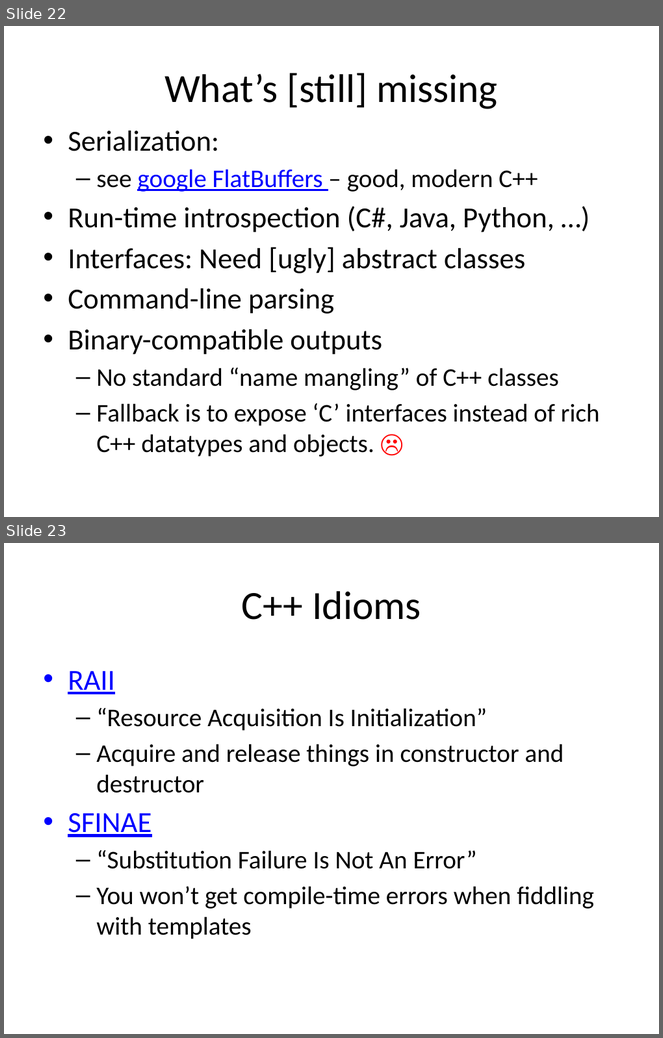
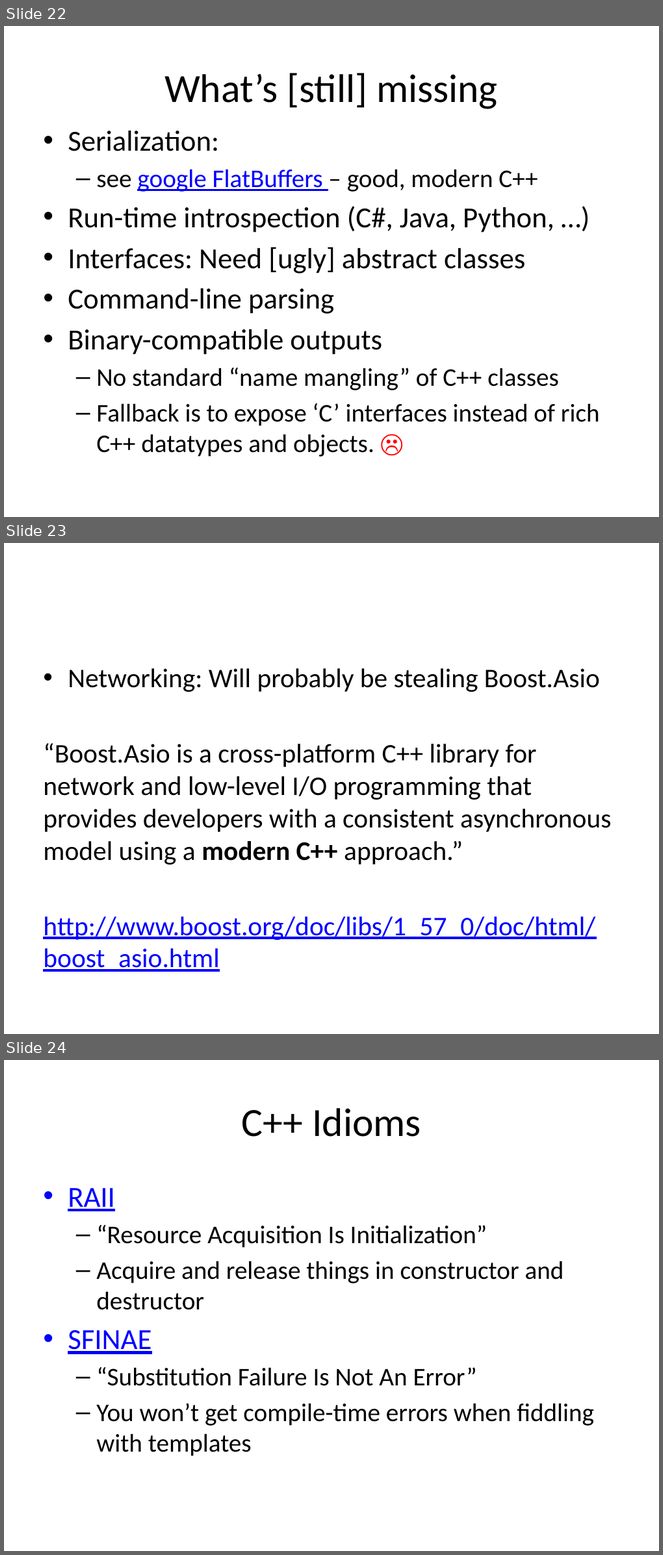
Before and after one commit to fellmad/FunWithCpp11, a slide deck: doc/Fun_with_C++11.pptx. Shown one above the other, each under a label of ours: slides 22 and 23 before the commit, slides 22, 23 and 24 after it. The pictures are 663x1038 and 663x1555 pixels, drawn with LibreOffice and Linux fonts; fonts in the diff are those of the drawing. Boxes give left, top, right and bottom in pixels: in the first picture for what was removed or moved away, otherwise in the second. Text is boxed around its words. In the diff, an @@ line names an element or a change of style, - is before the commit and + after.

Commit message:
pptx

```diff
--- a/doc/Fun_with_C++11.pptx
+++ b/doc/Fun_with_C++11.pptx
@@ slide 23 added at box(4, 543, 659, 1034), background #FFFFFF @@
@@ text added at box(43, 668, 611, 972), 29.6 pt, text #000000 @@
+• Networking: Will probably be stealing Boost.Asio
+“Boost.Asio is a cross-platform C++ library for network and low-level I/O programming that provides developers with a consistent asynchronous model using a modern C++ approach.”
+http://www.boost.org/doc/libs/1_57_0/doc/html/boost_asio.html
@@ what was slide 23 is now slide 24 @@
```
